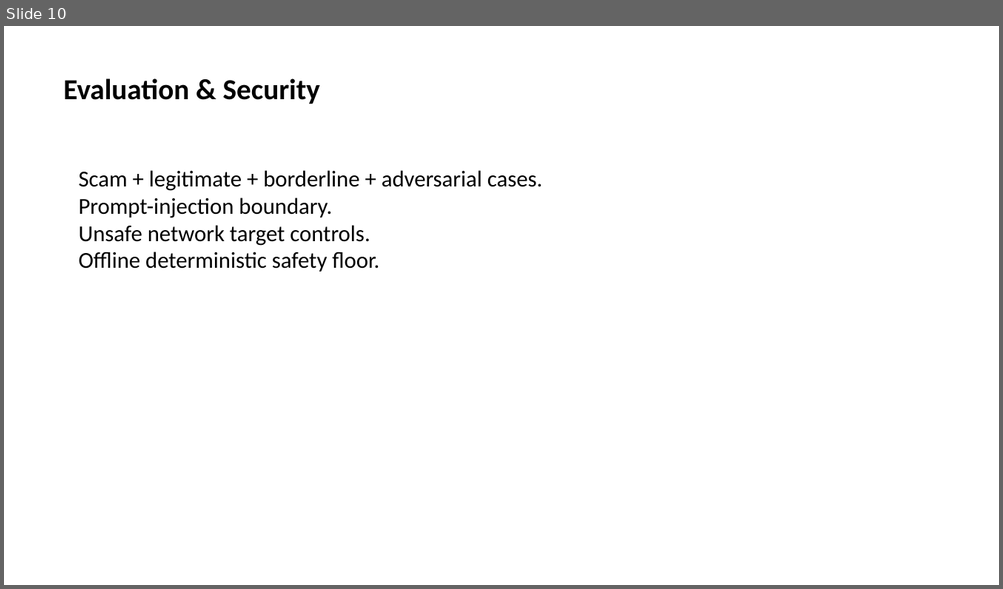
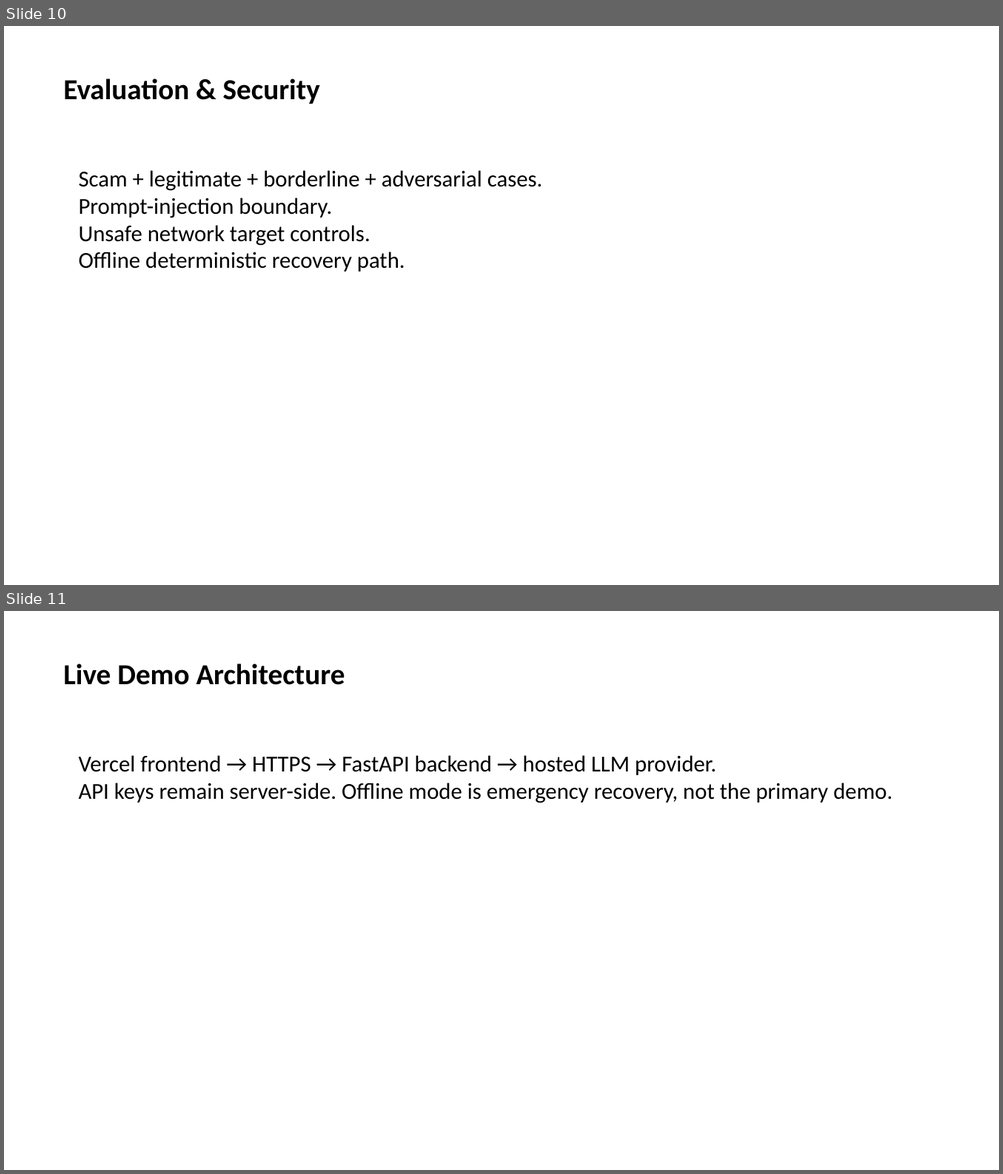
Before and after one commit to JinYi123456/trust-intercept, a slide deck: submission/02_pitch/TRUST_INTERCEPT_Pitch_Deck.pptx. Shown one above the other, each under a label of ours: slide 10 before the commit, slides 10 and 11 after it. The pictures are 1003x589 and 1003x1174 pixels, drawn with LibreOffice and Linux fonts; fonts in the diff are those of the drawing. Boxes give left, top, right and bottom in pixels: in the first picture for what was removed or moved away, otherwise in the second. Text is boxed around its words. In the diff, an @@ line names an element or a change of style, - is before the commit and + after.

```diff
--- a/submission/02_pitch/TRUST_INTERCEPT_Pitch_Deck.pptx
+++ b/submission/02_pitch/TRUST_INTERCEPT_Pitch_Deck.pptx
@@ slide 11 added at bbox=[4, 611, 999, 1170], background #FFFFFF @@
@@ text added at bbox=[63, 664, 345, 685], 28 pt, text #000000, bold @@
+Live Demo Architecture
@@ text added at bbox=[79, 755, 892, 803], 22 pt, text #000000 @@
+Vercel frontend → HTTPS → FastAPI backend → hosted LLM provider.
+API keys remain server-side. Offline mode is emergency recovery, not the primary demo.
@@ slide 10 changed as well @@
@@ text at bbox=[79, 170, 543, 272]: text changed @@
-Scam + legitimate + borderline + adversarial cases.
-Prompt-injection boundary.
-Unsafe network target controls.
-Offline deterministic safety floor.
+Scam + legitimate + borderline + adversarial cases.
+Prompt-injection boundary.
+Unsafe network target controls.
+Offline deterministic recovery path.
```
Also in this commit, not shown: 11 other slides changed, 20 other files.
